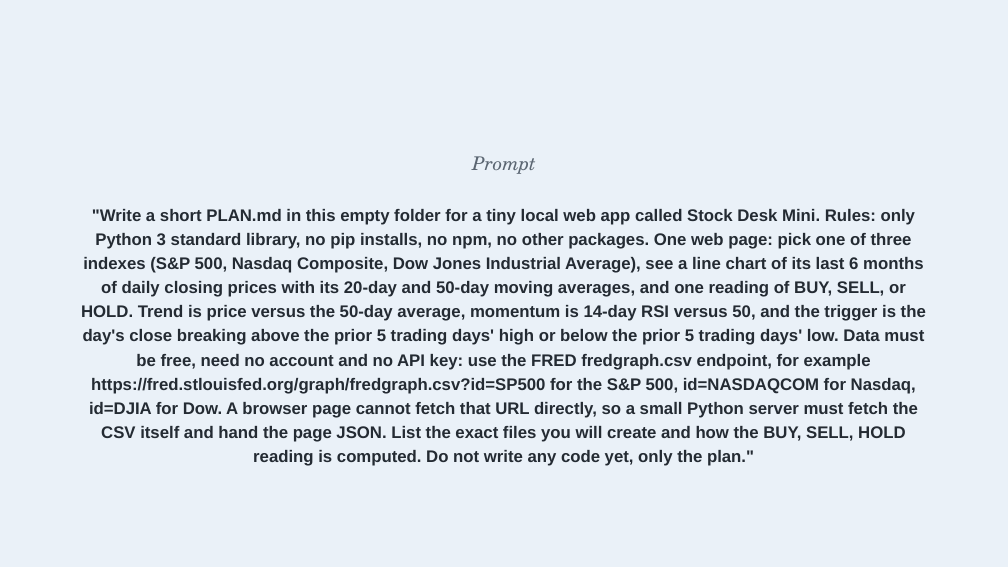
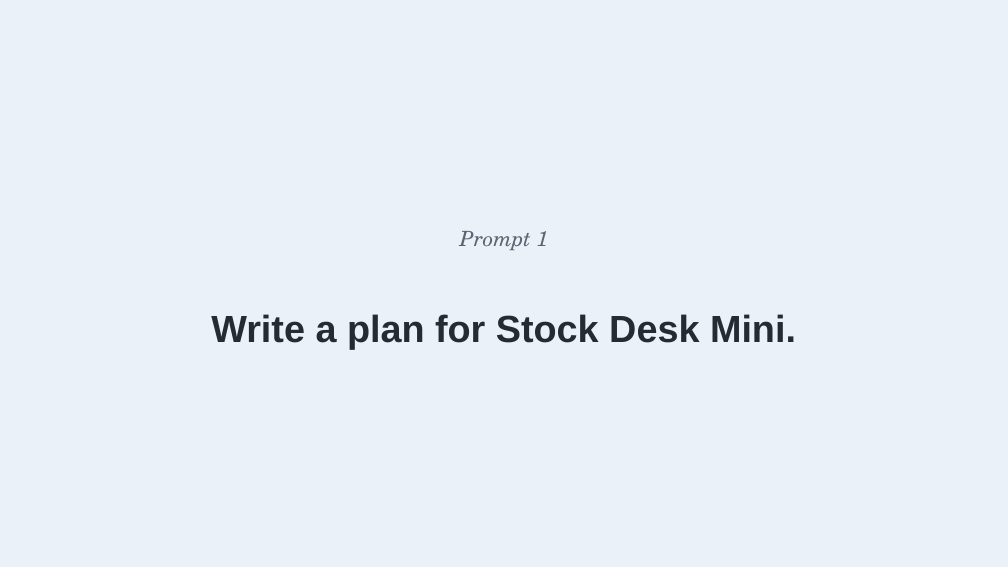
Before and after one commit to benjiesotelo-sudo/Telos_FIN1209, a slide deck: slide 3 of special-lecture/FIN1209-Special-Lecture-3-BuildIt.pptx. Drawn at 1008x567 pixels with LibreOffice and Linux fonts; fonts in the diff are those of the drawing. Boxes give left, top, right and bottom in pixels: in the first picture for what was removed or moved away, otherwise in the second. Text is boxed around its words. In the diff, an @@ line names an element or a change of style, - is before the commit and + after.

```diff
--- a/special-lecture/FIN1209-Special-Lecture-3-BuildIt.pptx
+++ b/special-lecture/FIN1209-Special-Lecture-3-BuildIt.pptx
@@ text at bbox=[460, 231, 549, 250]: text changed; size 18 to 20 pt @@
-Prompt
+Prompt 1
@@ text at bbox=[211, 314, 796, 349]: text changed; size 16 to 36 pt @@
-"Write a short PLAN.md in this empty folder for a tiny local web app called Stock Desk Mini. Rules: only Python 3 standard library, no pip installs, no npm, no other packages. One web page: pick one of three indexes (S&P 500, Nasdaq Composite, Dow Jones Industrial Average), see a line chart of its last 6 months of daily closing prices with its 20-day and 50-day moving averages, and one reading of BUY, SELL, or HOLD. Trend is price versus the 50-day average, momentum is 14-day RSI versus 50, and the trigger is the day's close breaking above the prior 5 trading days' high or below the prior 5 trading days' low. Data must be free, need no account and no API key: use the FRED fredgraph.csv endpoint, for example https://fred.stlouisfed.org/graph/fredgraph.csv?id=SP500 for the S&P 500, id=NASDAQCOM for Nasdaq, id=DJIA for Dow. A browser page cannot fetch that URL directly, so a small Python server must fetch the CSV itself and hand the page JSON. List the exact files you will create and how the BUY, SELL, HOLD reading is computed. Do not write any code yet, only the plan."
+Write a plan for Stock Desk Mini.
```
Also in this commit, not shown: 4 other slides changed, 2 slides added, 2 slides removed, 10 other files.
